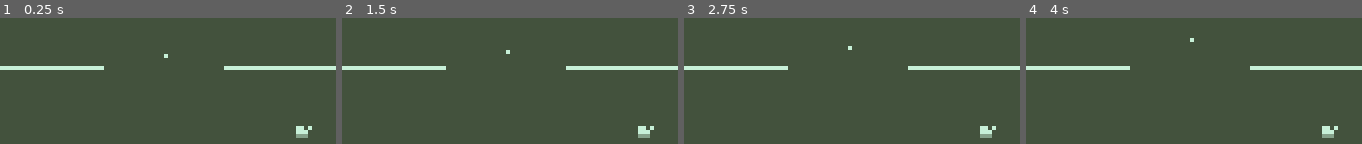
Above: before the commit, frames 1-4 (left to right).
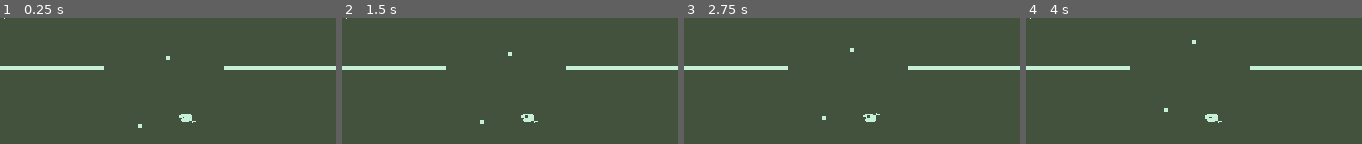
Above: after the commit, the same moments.

Repository: rosxz/nokia-jam-2024
Game: Godot game, scene res://Fishing Game/Playable_level.tscn
Two runs of this game, one before a commit and one after it. Both use one fixed random seed, a clock stepped at 60 frames per second and the inputs below. This scene is started directly instead of the project's main scene.
Inputs:
- Up to frame 1 (0.25 s): no input
- Up to frame 2 (1.5 s): tap Enter at 0.5 s; hold Keypad 6 (mv_right) from 0.53 s (still down); tap 5 (act) at 0.6 s; tap Keypad 8 (mv_up) at 0.77 s; tap Space (mv_special) at 1.25, 1.35 s
- Up to frame 3 (2.75 s): tap Keypad 8 (mv_up) at 1.52 s; release Keypad 6 (mv_right) at 2.03 s; hold Keypad 4 (mv_left) from 2.03 s (still down); tap 5 (act) at 2.1 s
- Up to frame 4 (4 s): release Keypad 4 (mv_left) at 2.78 s; hold Keypad 6 (mv_right) from 2.78 s (still down); tap Space (mv_special) at 2.85 s; tap Keypad 8 (mv_up) at 3.02, 3.77 s; tap Enter at 3.5 s; tap 5 (act) at 3.6 s

The runs differ from the first frame. In frame 1, 0.7% of the frame differs, in the area x 1-93%, y 0-96%; in frame 2, 0.6%; in frame 3, 0.6%; in frame 4, 0.7%.

Commit message:
fish animation working correctly

Diff:
--- a/Fishing Game/Scenes/fishes/fish_template.tscn
+++ b/Fishing Game/Scenes/fishes/fish_template.tscn
@@ -45,11 +45,19 @@
 "speed": 5.0
 }]
 
+[sub_resource type="CircleShape2D" id="CircleShape2D_nxlpf"]
+radius = 2.23607
+
 [node name="fish_template" type="Node2D"]
 
 [node name="AnimatedSprite2D" type="AnimatedSprite2D" parent="."]
-position = Vector2(67, 20)
-scale = Vector2(0.0375, 0.0395833)
+texture_filter = 1
+scale = Vector2(0.03125, 0.0331157)
 sprite_frames = SubResource("SpriteFrames_p1i1a")
-frame_progress = 0.553528
-centered = false
+autoplay = "default"
+
+[node name="Area2D" type="Area2D" parent="."]
+
+[node name="CollisionShape2D" type="CollisionShape2D" parent="Area2D"]
+position = Vector2(-1, -1)
+shape = SubResource("CircleShape2D_nxlpf")
--- a/Fishing Game/Scenes/map.tscn
+++ b/Fishing Game/Scenes/map.tscn
@@ -1,7 +1,9 @@
-[gd_scene load_steps=6 format=3 uid="uid://canpundi60ll7"]
+[gd_scene load_steps=8 format=3 uid="uid://canpundi60ll7"]
 
 [ext_resource type="Texture2D" uid="uid://bf4j02w7yw0cv" path="res://Fishing Game/Scenes/map/green.png" id="1_1lyle"]
 [ext_resource type="Texture2D" uid="uid://t5v43igoaygo" path="res://Fishing Game/Scenes/map/greener.png" id="2_klq2h"]
+[ext_resource type="PackedScene" uid="uid://dnv4kr1u7dfxb" path="res://Fishing Game/Scenes/fishes/fish_template.tscn" id="3_kb3ug"]
+[ext_resource type="PackedScene" uid="uid://l514p6wvdxg8" path="res://Fishing Game/Scenes/player/player.tscn" id="4_fjrr1"]
 
 [sub_resource type="TileSetAtlasSource" id="TileSetAtlasSource_w1ja1"]
 texture = ExtResource("1_1lyle")
@@ -25,3 +27,12 @@
 cell_quadrant_size = 1
 format = 2
 layer_0/tile_data = PackedInt32Array(0, 1, 0, 1, 1, 0, 2, 1, 0, 3, 1, 0, 65539, 1, 0, 4, 1, 0, 5, 1, 0, 6, 1, 0, 7, 1,  …(58623 unchanged characters)…
+
+[node name="Camera2D" type="Camera2D" parent="TileMap"]
+position = Vector2(42, 24)
+
+[node name="Player" parent="." instance=ExtResource("4_fjrr1")]
+position = Vector2(35, 27)
+
+[node name="fish_template" parent="Player" instance=ExtResource("3_kb3ug")]
+position = Vector2(12, -1)
--- a/project.godot
+++ b/project.godot
@@ -21,7 +21,7 @@
 window/size/viewport_height=48
 window/size/window_width_override=192
 window/size/window_height_override=328
-window/stretch/mode="viewport"
+window/stretch/mode="canvas_items"
 
 [input]
 
Not shown: 1 places in Fishing Game/Scenes/fishes/fish_template.tscn that only renumber resources
